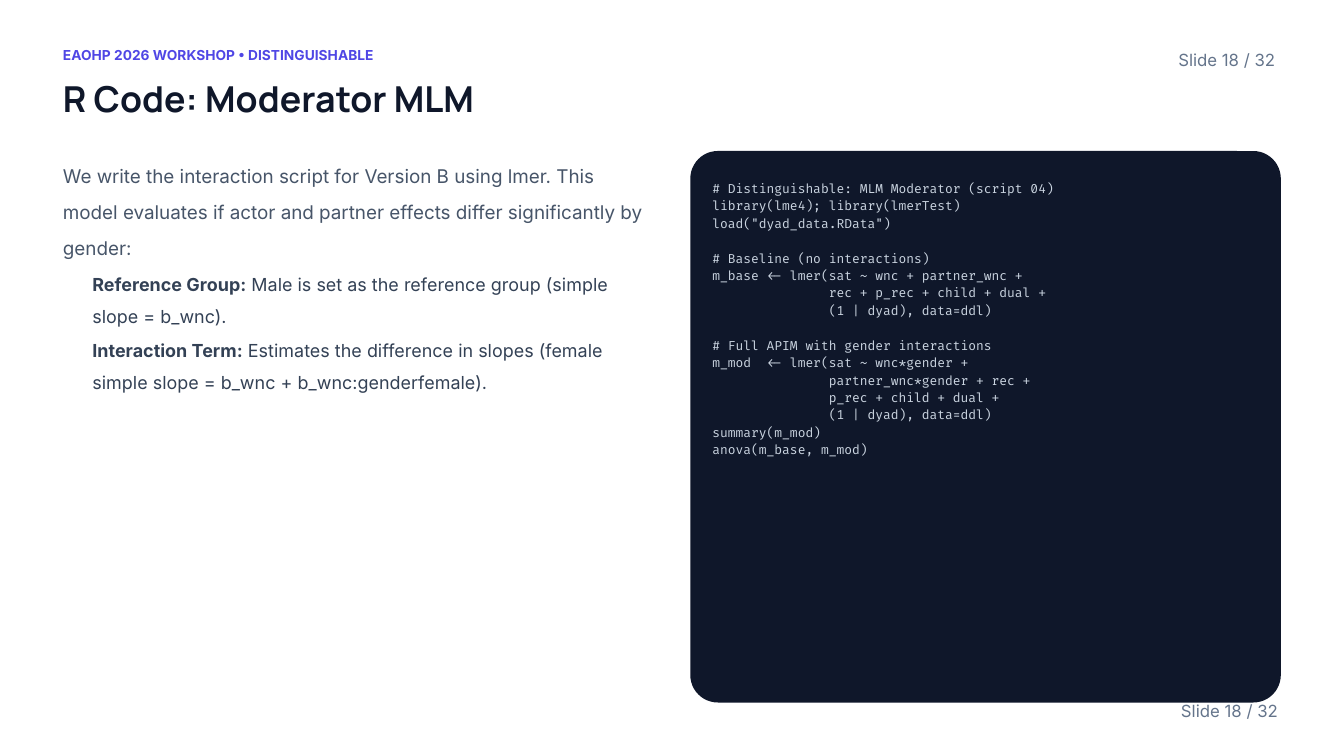
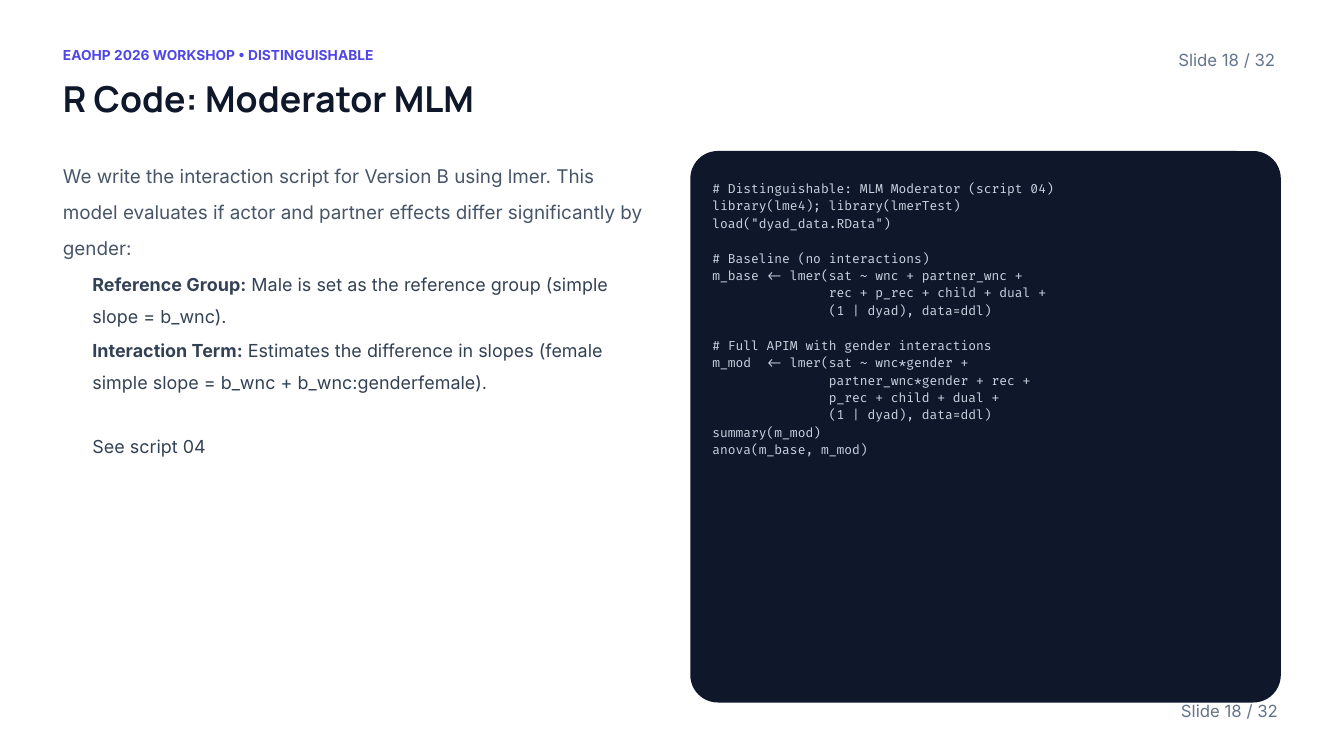
Before and after one commit to michaelides/apim, a slide deck: slide 18 of Dyadic Data Analysis in R.pptx. Drawn at 1344x756 pixels with LibreOffice and Linux fonts; fonts in the diff are those of the drawing; background and template pictures are left out. Boxes give left, top, right and bottom in pixels: in the first picture for what was removed or moved away, otherwise in the second. Text is boxed around its words. In the diff, an @@ line names an element or a change of style, - is before the commit and + after.

```diff
--- a/Dyadic Data Analysis in R.pptx
+++ b/Dyadic Data Analysis in R.pptx
@@ text at <box>92,439,206,457</box>: paragraph added @@
+See script 04
```
Also in this commit, not shown: 14 other slides changed, 20 other files.
